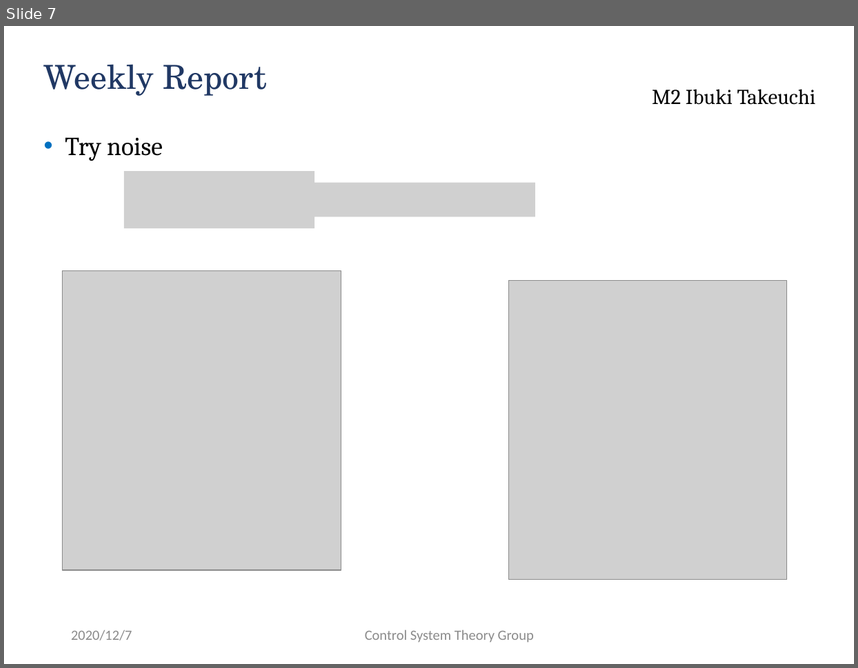
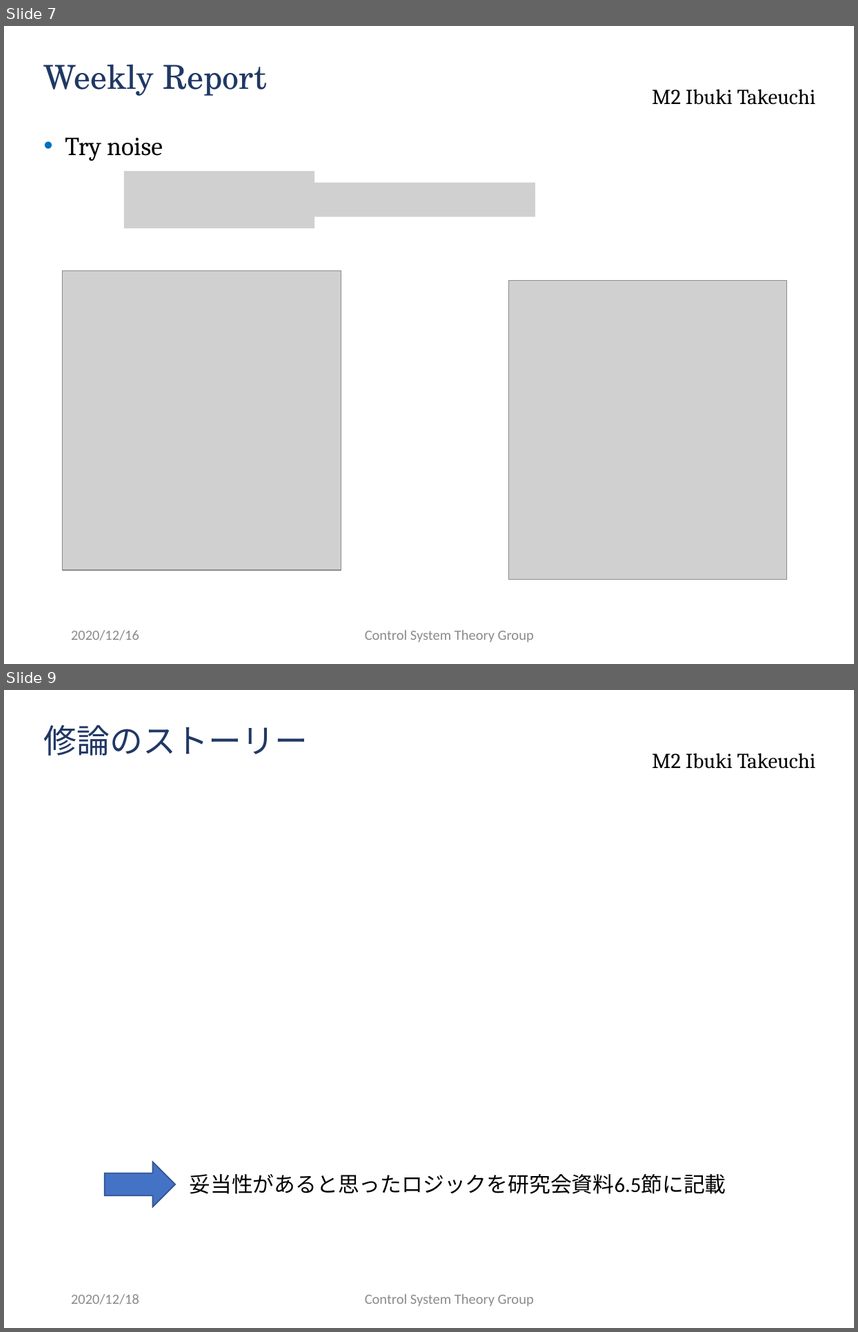
Before and after one commit to ibuki1024/weekly_report, a slide deck: report.pptx. Shown one above the other, each under a label of ours: slide 7 before the commit, slides 7 and 9 after it; the slides between them are not shown. The pictures are 858x668 and 858x1332 pixels, drawn with LibreOffice and Linux fonts; fonts in the diff are those of the drawing; grey boxes stand for pictures; background and template pictures are left out. Boxes give left, top, right and bottom in pixels: in the first picture for what was removed or moved away, otherwise in the second. Text is boxed around its words. In the diff, an @@ line names an element or a change of style, - is before the commit and + after.

```diff
--- a/report.pptx
+++ b/report.pptx
@@ slide 9 added at [4,690,854,1328], background #FFFFFF; not listed: 1 template element that a slide beside it also shows @@
@@ title added at [44,724,308,756], 28 pt, text #203864 @@
+修論のストーリー
@@ right arrow added at [104,1162,175,1207], fill #4472C4, outline #325491 1 pt @@
@@ text added at [190,1174,726,1194], 18 pt, text #000000 @@
+妥当性があると思ったロジックを研究会資料6.5節に記載
@@ text added at [71,1294,139,1304], 12 pt, text #8C8C8C @@
+2020/12/18
@@ text added at [365,1294,534,1305], 12 pt, text #8C8C8C @@
+Control System Theory Group
@@ slide 7 changed as well @@
@@ text at [71,630,139,640]: text changed @@
-2020/12/7
+2020/12/16
```
Also in this commit, not shown: 6 other slides changed, 3 other slides added.
